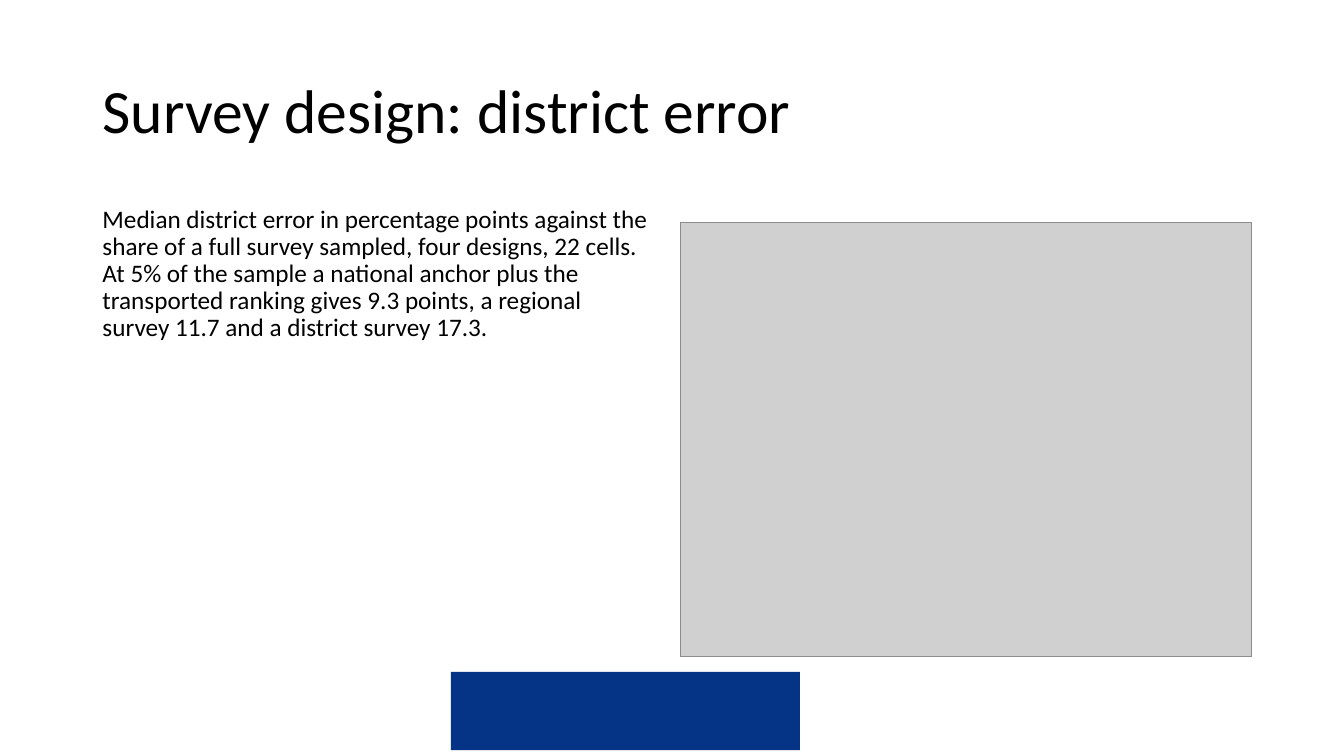
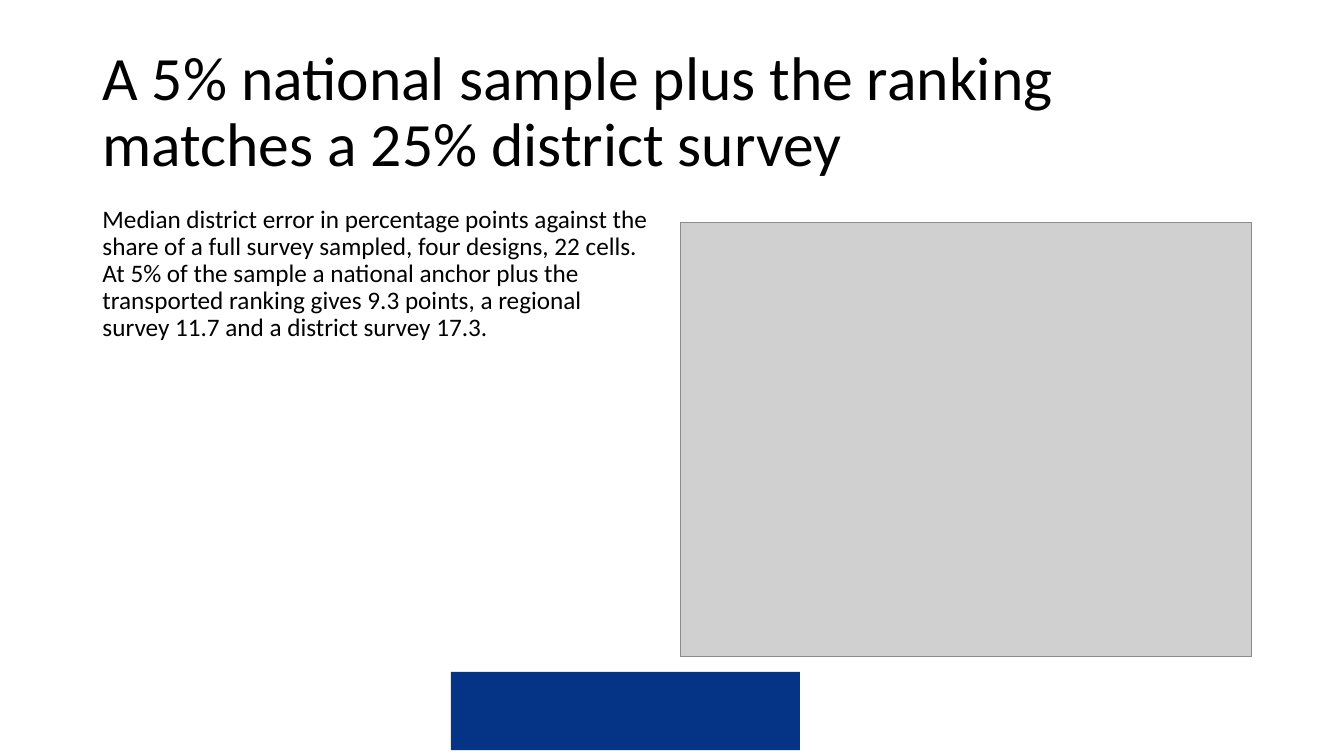
Before and after one commit to amertens/mn-prediction, a slide deck: slide 69 of docs/slides/MN-proxy-full-talk-2026-09.pptx (slide 65 before the commit). Drawn at 1344x756 pixels with LibreOffice and Linux fonts; fonts in the diff are those of the drawing; grey boxes stand for pictures; background and template pictures are left out. Boxes give left, top, right and bottom in pixels: in the first picture for what was removed or moved away, otherwise in the second. Text is boxed around its words. In the diff, an @@ line names an element or a change of style, - is before the commit and + after.

```diff
--- a/docs/slides/MN-proxy-full-talk-2026-09.pptx
+++ b/docs/slides/MN-proxy-full-talk-2026-09.pptx
@@ title at <box>102,57,1052,176</box>: text changed @@
-Survey design: district error
+A 5% national sample plus the ranking matches a 25% district survey
```
Also in this commit, not shown: 23 other slides changed, 6 slides added, 2 slides removed, 4 other files.
